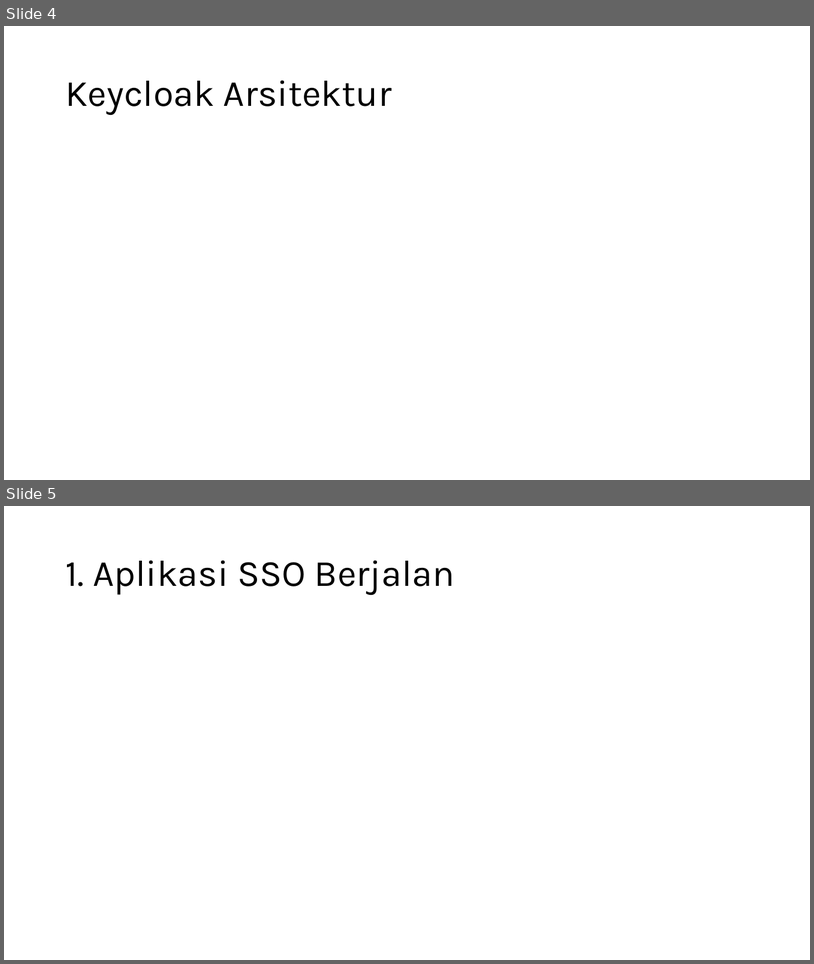
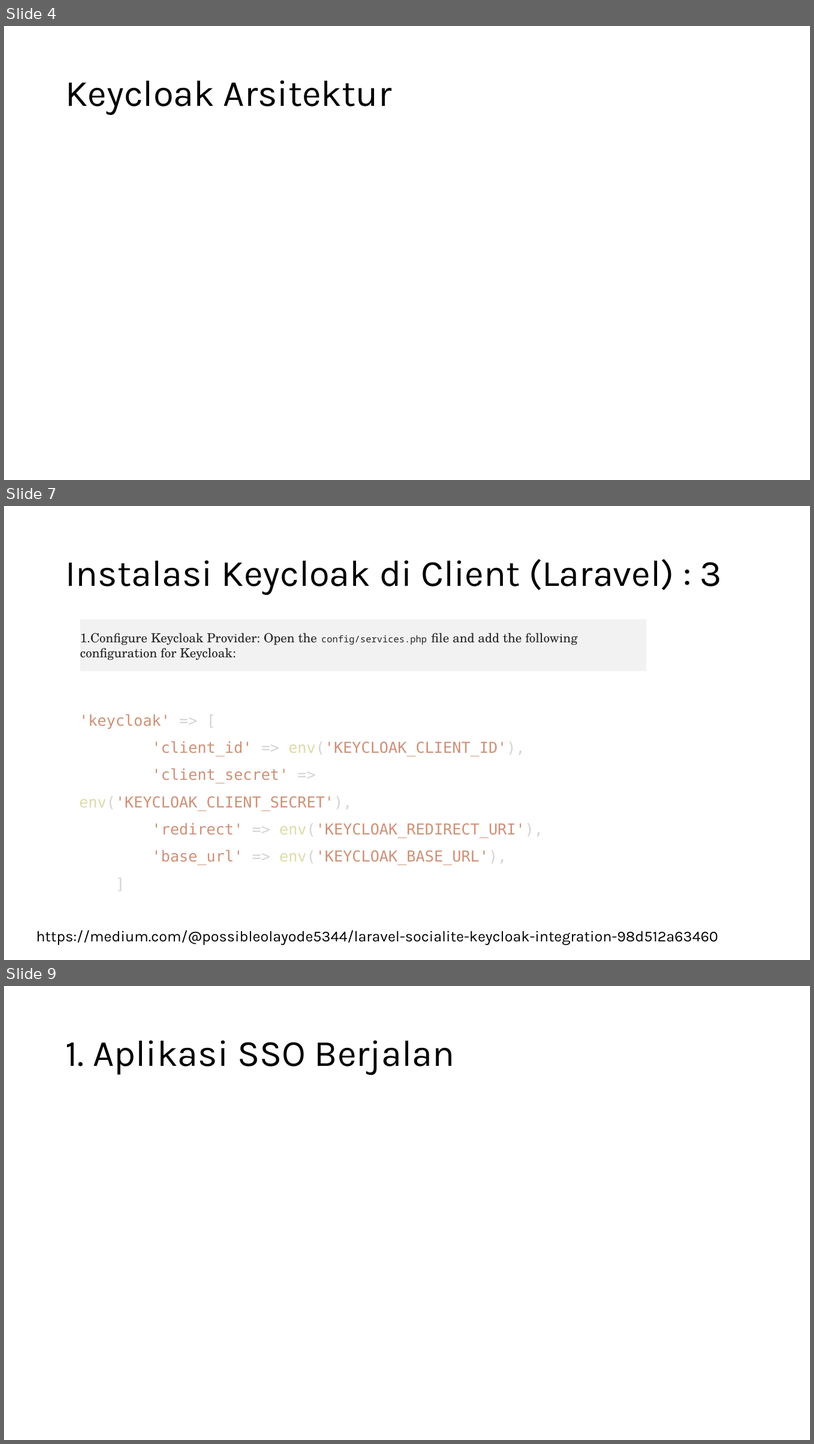
Before and after one commit to koharudin/sso-brin-compose, a slide deck: docs/sso.pptx. Shown one above the other, each under a label of ours: slides 4 and 5 before the commit, slides 4, 7 and 9 after it; the slides between them are not shown. The pictures are 814x964 and 814x1444 pixels, drawn with LibreOffice and Linux fonts; fonts in the diff are those of the drawing. Boxes give left, top, right and bottom in pixels: in the first picture for what was removed or moved away, otherwise in the second. Text is boxed around its words. In the diff, an @@ line names an element or a change of style, - is before the commit and + after.

Commit message:
laravel php client

```diff
--- a/docs/sso.pptx
+++ b/docs/sso.pptx
@@ slide 7 added at [4,506,810,960], background #FFFFFF @@
@@ title added at [65,559,722,595], 44 pt, text #000000 @@
+Instalasi Keycloak di Client (Laravel) : 3
@@ rectangle added at [80,619,647,671], fill #F2F2F2, 15 pt, text #242424 @@
+1. Configure Keycloak Provider: Open the config/services.php file and add the following configuration for Keycloak:
@@ text added at [79,714,543,865], 18 pt, text #CE9178 @@
+'keycloak' => [
+'client_id' => env('KEYCLOAK_CLIENT_ID'),
+'client_secret' => env('KEYCLOAK_CLIENT_SECRET'),
+'redirect' => env('KEYCLOAK_REDIRECT_URI'),
+'base_url' => env('KEYCLOAK_BASE_URL'),
+]
@@ text added at [36,930,719,945], 18 pt, text #000000 @@
+https://medium.com/@possibleolayode5344/laravel-socialite-keycloak-integration-98d512a63460
@@ what was slide 5 is now slide 9 @@
```
Also in this commit, not shown: 3 other slides added, 4 other files.
